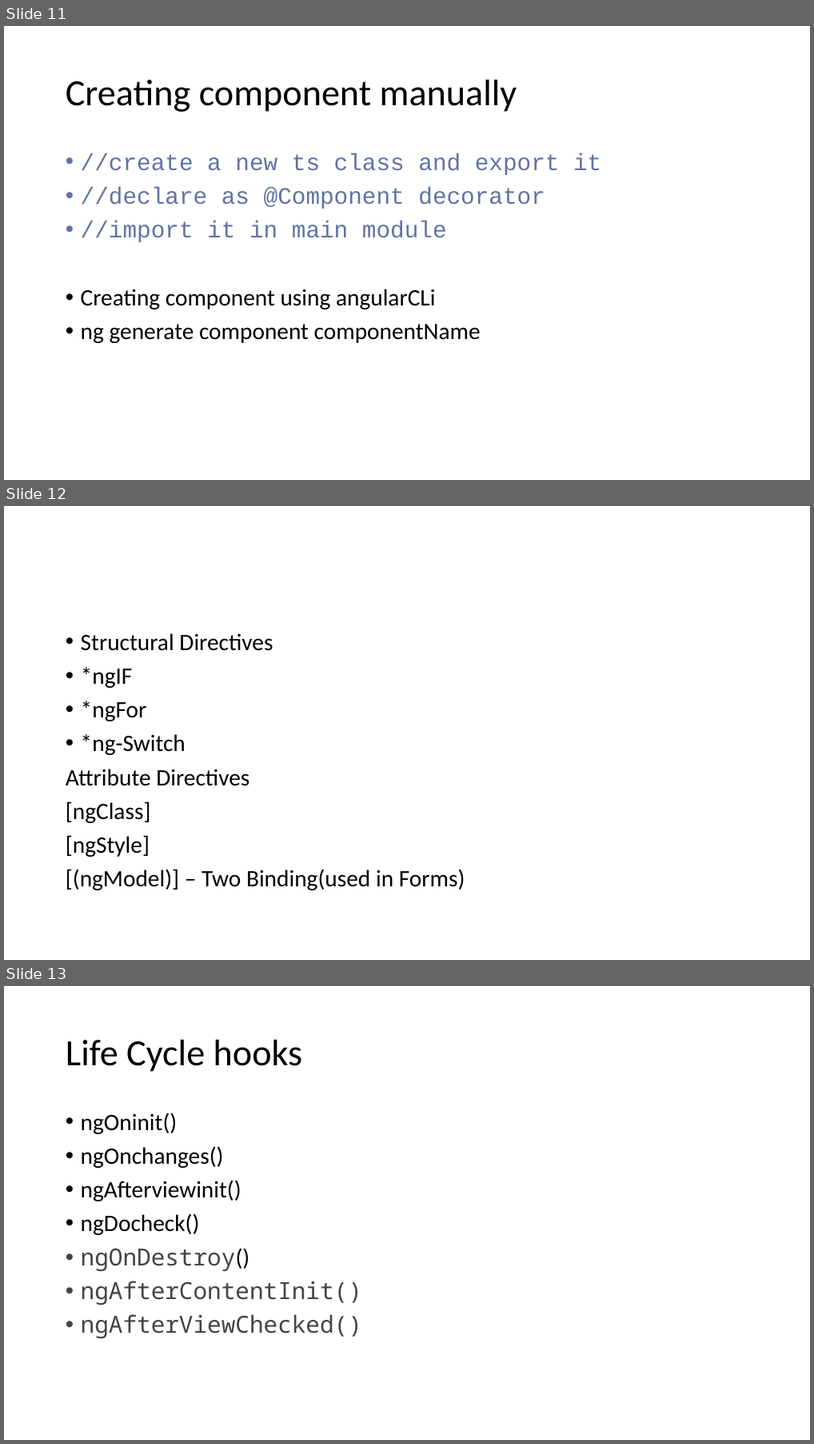
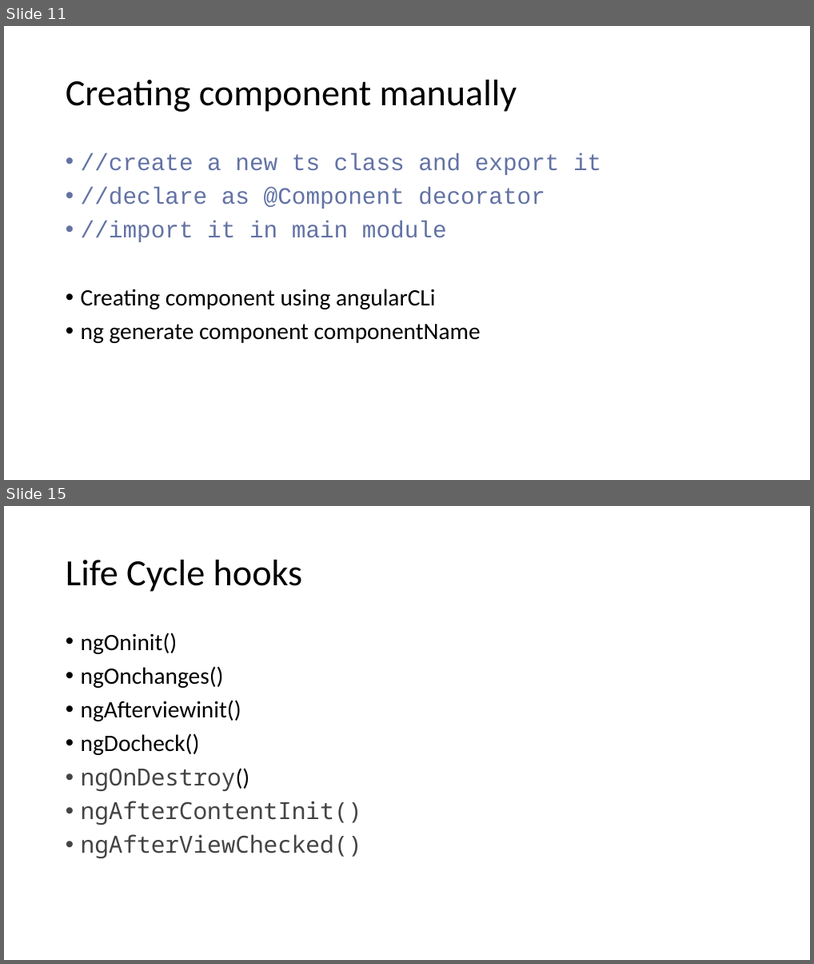
Before and after one commit to 00Maddy/angularDemo, a slide deck: ANGULAR.pptm. Shown one above the other, each under a label of ours: slides 11, 12 and 13 before the commit, slides 11 and 15 after it; the slides between them are not shown. The pictures are 814x1444 and 814x964 pixels, drawn with LibreOffice and Linux fonts; fonts in the diff are those of the drawing. Boxes give left, top, right and bottom in pixels: in the first picture for what was removed or moved away, otherwise in the second. Text is boxed around its words. In the diff, an @@ line names an element or a change of style, - is before the commit and + after.

Commit message:
directive

```diff
--- a/ANGULAR.pptm
+++ b/ANGULAR.pptm
@@ slide 12 removed at <box>4,506,810,960</box>, background #FFFFFF @@
@@ text removed at <box>66,633,466,890</box> @@
-• Structural Directives
-• *ngIF
-• *ngFor
-• *ng-Switch
-Attribute Directives
-[ngClass]
-[ngStyle]
-[(ngModel)] – Two Binding(used in Forms)
@@ what was slide 13 is now slide 15 @@
```
Also in this commit, not shown: 3 slides added, 6 other files.
